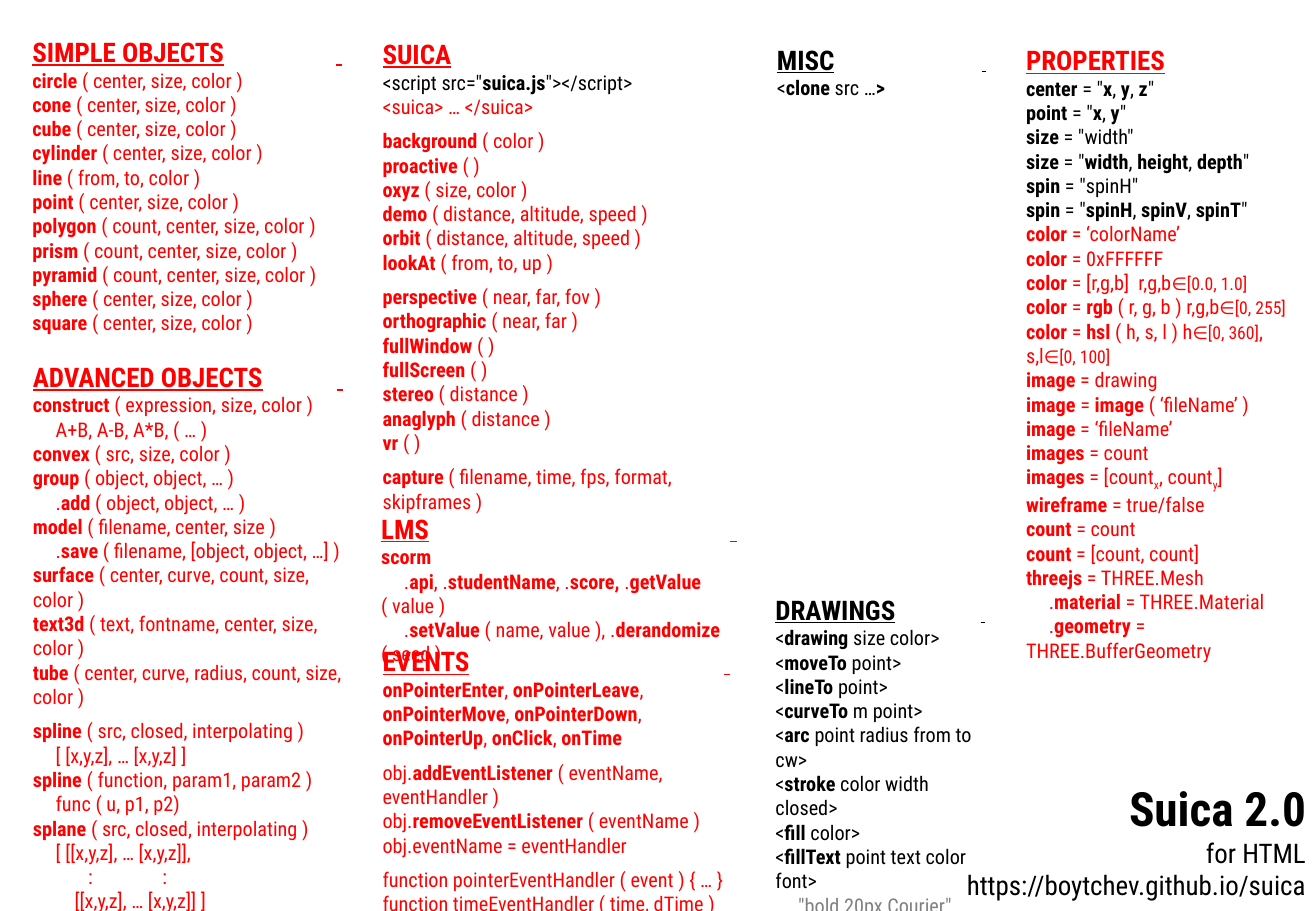
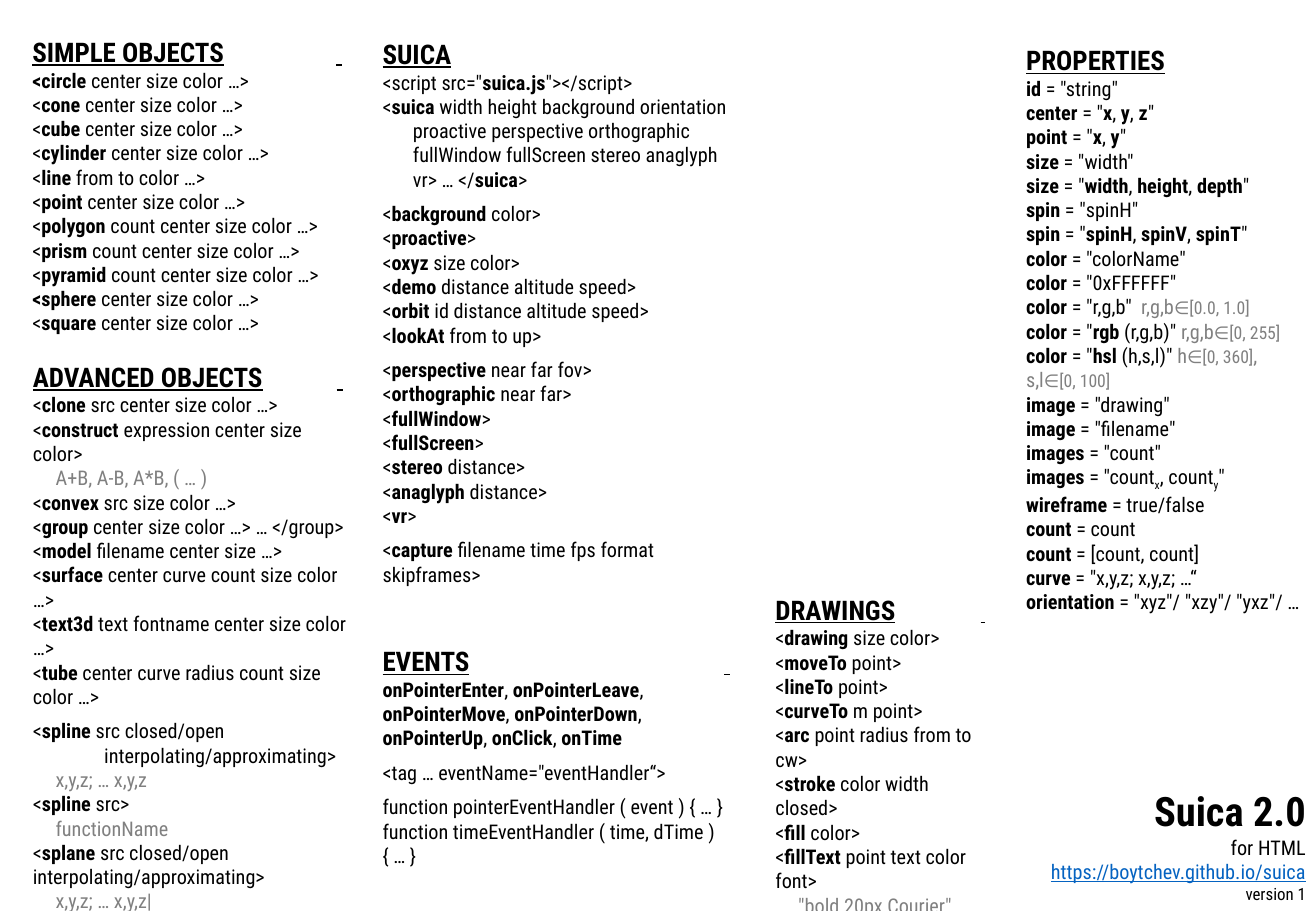
Before and after one commit to boytchev/suica, a slide deck: slide 2 of docs/cheat-sheet.pptx. Drawn at 1316x911 pixels with LibreOffice and Linux fonts; fonts in the diff are those of the drawing. Boxes give left, top, right and bottom in pixels: in the first picture for what was removed or moved away, otherwise in the second. Text is boxed around its words. In the diff, an @@ line names an element or a change of style, - is before the commit and + after.

```diff
--- a/docs/cheat-sheet.pptx
+++ b/docs/cheat-sheet.pptx
@@ text at (32,42,224,66): text colour #FF0000 to #000000 in "SIMPLE OBJECTS" @@
@@ text at (383,44,452,68): text colour #FF0000 to #000000 in "SUICA" @@
@@ text removed at (777,50,860,96) @@
-MISC
-<clone src …>
@@ text at (1026,50,1204,564): text colour #FF0000 to #000000 in "PROPERTIES", "wireframe = true/false", "count = count", "count = [count, count]" @@
@@ text at (32,72,292,334): text changed; text colour #FF0000 to #000000 @@
-circle ( center, size, color )
-cone ( center, size, color )
-cube ( center, size, color )
-cylinder ( center, size, color )
-line ( from, to, color )
-point ( center, size, color )
-polygon ( count, center, size, color )
-prism ( count, center, size, color )
-pyramid ( count, center, size, color )
-sphere ( center, size, color )
-square ( center, size, color )
+<circle center size color …>
+<cone center size color …>
+<cube center size color …>
+<cylinder center size color …>
+<line from to color …>
+<point center size color …>
+<polygon count center size color …>
+<prism count center size color …>
+<pyramid count center size color …>
+<sphere center size color …>
+<square center size color …>
@@ text at (1026,80,1118,101): paragraph added @@
+id = "string"
@@ text at (383,98,726,561): text changed; text colour #FF0000 to #000000 @@
-<suica> … </suica>
-background ( color )
-proactive ( )
-oxyz ( size, color )
-demo ( distance, altitude, speed )
-orbit ( distance, altitude, speed )
-lookAt ( from, to, up )
-perspective ( near, far, fov )
-orthographic ( near, far )
-fullWindow ( )
-fullScreen ( )
-stereo ( distance )
-anaglyph ( distance )
-vr ( )
-capture ( filename, time, fps, format, skipframes )
+<suica width height background orientation proactive perspective orthographic fullWindow fullScreen stereo anaglyph vr> … </suica>
+<background color>
+<proactive>
+<oxyz size color>
+<demo distance altitude speed>
+<orbit id distance altitude speed>
+<lookAt from to up>
+<perspective near far fov>
+<orthographic near far>
+<fullWindow>
+<fullScreen>
+<stereo distance>
+<anaglyph distance>
+<vr>
+<capture filename time fps format skipframes>
@@ text at (1026,250,1280,488): text changed; text colour #FF0000 to #000000 @@
-color = ‘colorName’
-color = 0xFFFFFF
-color = [r,g,b] r,g,b∈[0.0, 1.0]
-color = rgb ( r, g, b ) r,g,b∈[0, 255]
-color = hsl ( h, s, l ) h∈[0, 360], s,l∈[0, 100]
-image = drawing
-image = image ( ‘fileName’ )
-image = ‘fileName’
-images = count
-images = [countx, county]
+color = "colorName"
+color = "0xFFFFFF"
+color = "r,g,b" r,g,b∈[0.0, 1.0]
+color = "rgb (r,g,b)" r,g,b∈[0, 255]
+color = "hsl (h,s,l)" h∈[0, 360], s,l∈[0, 100]
+image = "drawing"
+image = "filename"
+images = "count"
+images = "countx, county"
@@ text at (33,367,263,488): text colour #FF0000 to #000000 in "ADVANCED OBJECTS"; text colour #FF0000 to #808080 in "A+B, A-B, A*B, ( … )" @@
@@ text at (33,396,302,462): text changed; text colour #FF0000 to #000000 @@
-construct ( expression, size, color )
+<clone src center size color …>
+<construct expression center size color>
@@ text at (33,494,346,911): text changed; text colour #FF0000 to #000000 @@
-convex ( src, size, color )
-group ( object, object, … )
-.add ( object, object, … )
-model ( filename, center, size )
-.save ( filename, [object, object, …] )
-surface ( center, curve, count, size, color )
-text3d ( text, fontname, center, size, color )
-tube ( center, curve, radius, count, size, color )
-spline ( src, closed, interpolating )
-[ [x,y,z], … [x,y,z] ]
-spline ( function, param1, param2 )
-func ( u, p1, p2)
-splane ( src, closed, interpolating )
-[ [[x,y,z], … [x,y,z]],
-: :
-[[x,y,z], … [x,y,z]] ]
-splane ( function, param1, param2 )
-func ( u, v, p1, p2 )
+<convex src size color …>
+<group center size color …> … </group>
+<model filename center size …>
+<surface center curve count size color …>
+<text3d text fontname center size color …>
+<tube center curve radius count size color …>
+<spline src closed/open
+interpolating/approximating>
+x,y,z; … x,y,z
+<spline src>
+functionName
+<splane src closed/open interpolating/approximating>
+x,y,z; … x,y,z|
+: :
+x,y,z; … x,y,z
+<splane src>
@@ text removed at (381,519,720,640) @@
-LMS
-scorm
-.api, .studentName, .score, .getValue ( value )
-.setValue ( name, value ), .derandomize ( seed )
@@ text at (1026,569,1283,614): text changed; text colour #FF0000 to #000000 @@
-threejs = THREE.Mesh
-.material = THREE.Material
-.geometry = THREE.BufferGeometry
+curve = "x,y,z; x,y,z; …“
+orientation = "xyz"/ "xzy"/ "yxz"/ …
@@ text at (383,651,704,842): text colour #FF0000 to #000000 in "EVENTS", "onPointerEnter, onPointerLeave, onPointerMove, onPointerDown ...", "function pointerEventHandler ( event ) { … ...", "function timeEventHandler ( time, dTime ) { ..." @@
@@ text at (383,764,665,785): text changed; text colour #FF0000 to #000000 @@
-obj.addEventListener ( eventName, eventHandler )
-obj.removeEventListener ( eventName )
-obj.eventName = eventHandler
+<tag … eventName="eventHandler“>
@@ text "Suica 2.0": place and size @@
-text "Suica 2.0" at (967,842,1306,901)
+text "Suica 2.0" at (1051,796,1306,900)
@@ text at (1051,796,1306,884): size 28 to 24 pt in "Suica 2.0"; size 16 to 12 pt in "for HTML", "https://boytchev.github.io/suica"; text colour #000000 to #0563C1, underline on in "https://boytchev.github.io/suica" @@
@@ text at (1246,888,1306,900): paragraph added @@
+version 1
```
Also in this commit, not shown: 1 other slide changed, 2 other files.
